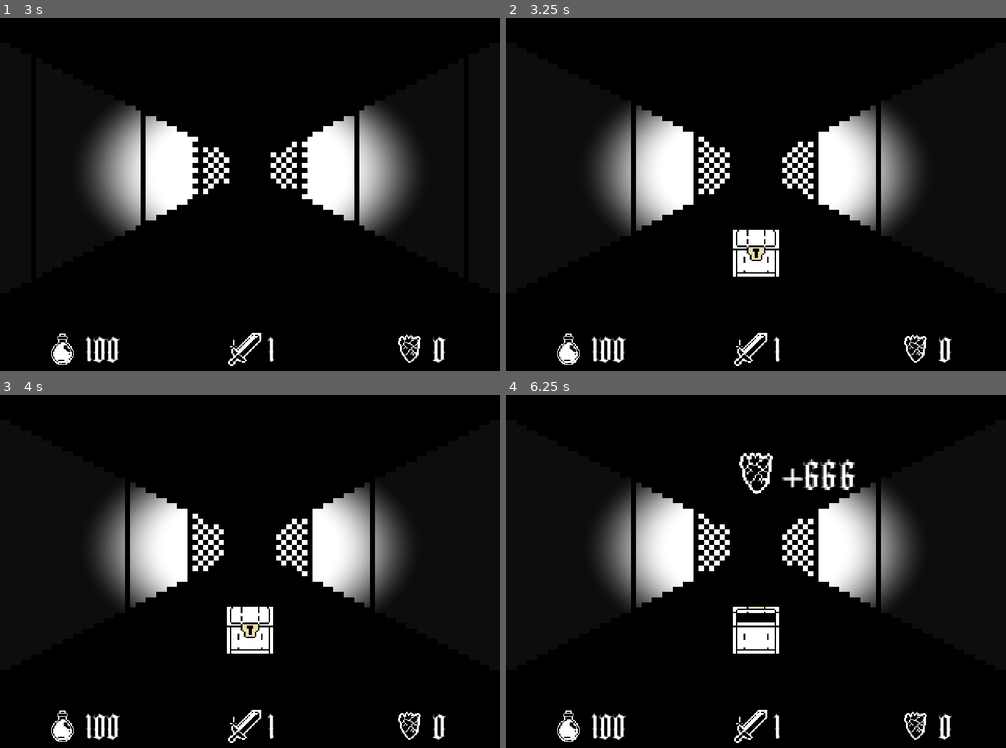
Above: before the commit, frames 1-4 (two rows, left to right).
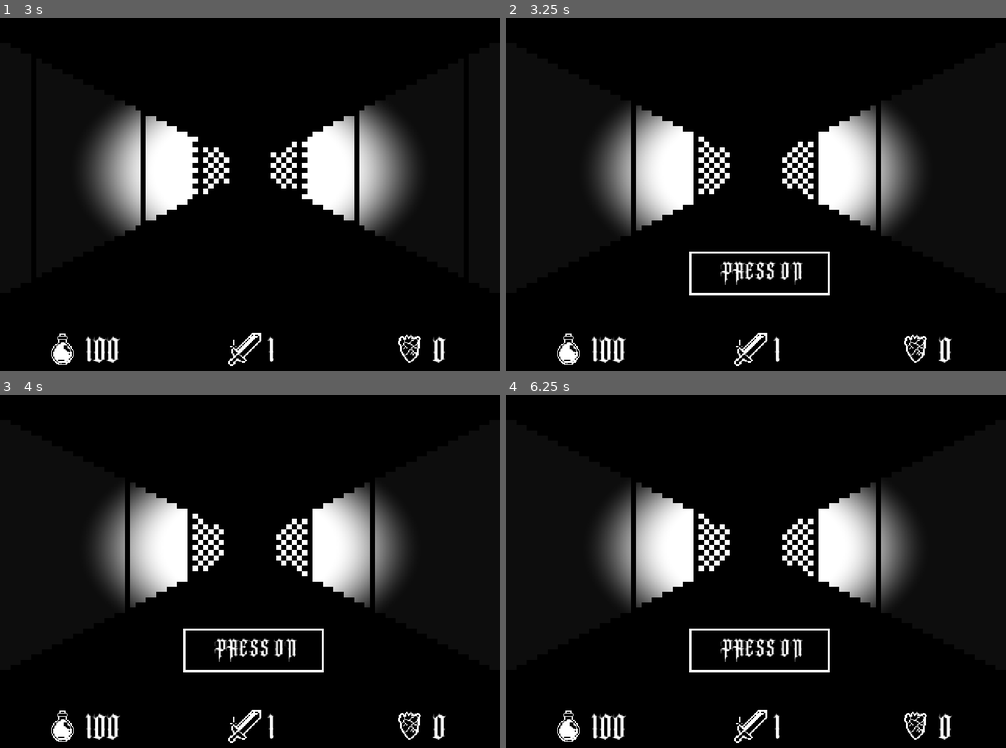
Above: after the commit, the same moments.

Repository: tjpalmer/darkvision
Game: Godot game, scene res://game.tscn
The game is run twice, just before and just after one commit, with the same random seed, the same clock (stepped at 60 frames per second) and the same inputs.
Inputs:
- Up to frame 1 (3 s): click "PRESS ON" at 0.5 s; hold W (move_forward) 1.28-2.03 s; hold W (move_forward) from 2.78 s (still down)
- Up to frame 2 (3.25 s): keep holding W (move_forward)
- Up to frame 3 (4 s): keep holding W (move_forward); tap Enter at 3.5 s
- Up to frame 4 (6.25 s): release W (move_forward) at 4.28 s; tap Space at 5 s

Frame 1 is identical in both runs. In frame 2, 1.6% of the frame differs, in the area x 36-65%, y 60-79%; in frame 3, 1.6%; in frame 4, 2.3%, in the area x 36-70%, y 16-79%.

Commit message:
enemy sounds

Diff:
--- a/battle-engine/battle_engine.gd
+++ b/battle-engine/battle_engine.gd
@@ -93,30 +93,7 @@
 		enemy.enter_battle()
 		enemy_healthbar.set_max_health(enemy.health)
 		enemy_healthbar.set_health(enemy.health)
-
-	player_healthbar.set_max_health(PlayerStats.max_health)
-	player_healthbar.set_health(PlayerStats.health)
-
-	has_init = true
-
-
-
-
-func _end_battle():
-	#print("DISABLE BATTLE PROCESS")
-	visible = false
-	has_init = false
-	process_mode = Node.PROCESS_MODE_DISABLED
-
-
-# Called every frame. 'delta' is the elapsed time since the previous frame.
-func _process(_delta: float) -> void:
-	#print("processing battle frame")
-	if !has_init: # currently WILL NOT RUN for final boss battle so we duping logic soz m8
-		attack_button.init()
-		_init_battle()
-
-		#if !is_final_boss_battle:
+		try_stop_combat_bgm()
 		if which_bgm_to_play == 0:
 			#print("Play combat bgm")
 			SoundManager.play("combat_bgm", -3.0, true)
@@ -126,11 +103,33 @@
 			SoundManager.play("combat_bgm_alt", -3.0, true)
 			which_bgm_to_play = 0
 
+	player_healthbar.set_max_health(PlayerStats.max_health)
+	player_healthbar.set_health(PlayerStats.health)
+
+	has_init = true
+
+
+
+
+func _end_battle():
+	#print("DISABLE BATTLE PROCESS")
+	visible = false
+	has_init = false
+	process_mode = Node.PROCESS_MODE_DISABLED
+
+
+# Called every frame. 'delta' is the elapsed time since the previous frame.
+func _process(_delta: float) -> void:
+	#print("processing battle frame")
+	if !has_init: # currently WILL NOT RUN for final boss battle so we duping logic soz m8
+		attack_button.init()
+		_init_battle()
+
 		SoundManager.log()
 		has_init = true
 
 	#print ("did_final_boss_init? " + str(did_final_boss_init) + ", enemy != null? " + str(enemy != null))
-	if !did_final_boss_init and enemy != null: # hax lul
+	if !did_final_boss_init and enemy != null and is_final_boss_battle: # hax lul
 		attack_button.init()
 		print("init final boss time")
 		SoundManager.play("lich_intro_bgm", -3.0)
--- a/battle-engine/enemy.gd
+++ b/battle-engine/enemy.gd
@@ -97,10 +97,12 @@
 			sprite.set_speed(attack_speed)
 			#print("ENEMY GOING ATTACK")
 			sprite.play("attack")
+			SoundManager.play("little_growl")
 			damage_player.emit(attack_damage)
 		State.DEAD:
 			#print("ENEMY GOING DEAD")
 			sprite.play("dead")
+			SoundManager.play("little_death")
 			# Optional: disable collisions / logic here
 
 
--- a/battle-engine/lich_enemy.gd
+++ b/battle-engine/lich_enemy.gd
@@ -18,8 +18,8 @@
 signal damage_player(amount: int)
 signal enemy_died
 
-var attack_damage: float = 1 # TODO CHANGE BACK TO 14.0
-var health: float = 1.0 # TODO CHANGE BACK TO 55
+var attack_damage: float = 14.0
+var health: float = 55
 var is_dead: bool = false
 
 var did_init: bool = false
--- a/game.gd
+++ b/game.gd
@@ -7,8 +7,8 @@
 const enemy_scale_frame := enemy_scale_max / pov_frame_count_scale
 const enemy_pos_frame := 1.0 / pov_frame_count_scale
 
-var treasure_spawn_chance: float = 1.0 # 0.5 TODO REST
-var enemy_spawn_chance: float = 0.0 # 0.4 TODO RESET
+var treasure_spawn_chance: float = 0.5
+var enemy_spawn_chance: float = 0.5
 var should_spawn_chest_on_stop: float = false
 
 @onready var battle_manager: Node2D = $BattleManager
@@ -76,7 +76,7 @@
 
 
 func _process(_delta: float):
-	should_spawn_chest_on_stop = true # TODO REMOVE THIS!!!
+	#should_spawn_chest_on_stop = true # TODO REMOVE THIS!!!
 	move_button.visible = !is_moving && !is_event_happening
 
 
--- a/globals/sound-manager.gd
+++ b/globals/sound-manager.gd
@@ -32,6 +32,7 @@
 	"lich_death": preload("res://audio/bgm/lich-death.wav"),
 	"lich_laugh": preload("res://audio/bgm/lich-laugh.wav"),
 	"lich_growl": preload("res://audio/bgm/lich-growl.wav"),
+	"little_death": preload("res://audio/sfx/little-death.wav"),
 }
 
 var channels: Array[AudioStreamPlayer] = []
--- a/scenes/treasure-chest/treasure_chest.gd
+++ b/scenes/treasure-chest/treasure_chest.gd
@@ -7,7 +7,7 @@
 
 var heart_should_rise: bool = false
 var heart_is_rising: bool = false
-var heart_pieces_gained: int = 666  #randi_range(7, 19)
+var heart_pieces_gained: int = randi_range(123, 321)
 
 signal player_gain_hearts(amount: int)
 
Not shown, added: audio/sfx/little-death.wav.import
Not shown, added: audio/sfx/little-death.wav
